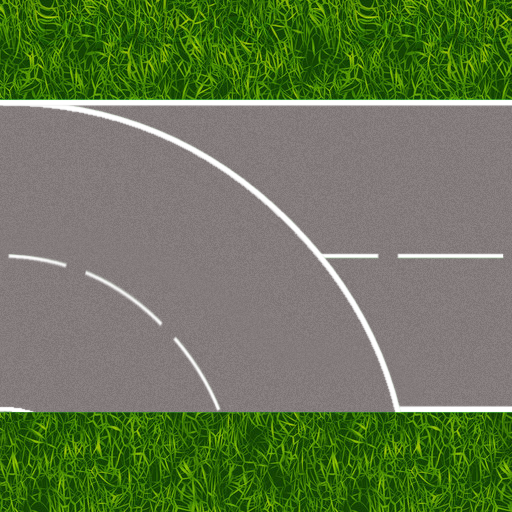
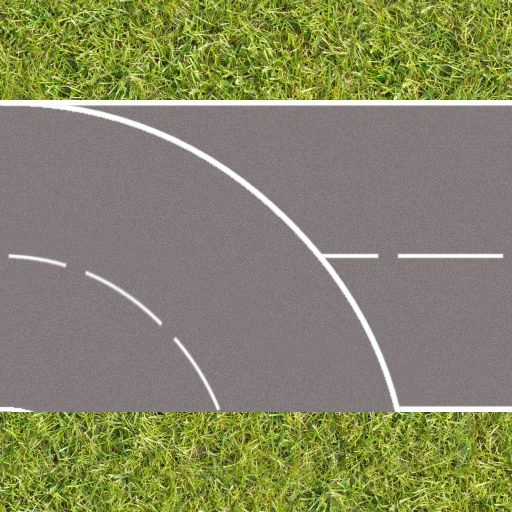
Before/after of a (512, 512) layered artwork. What changed in the layer stack:
painted on "Layer 2" over box(0, 0, 512, 512)
